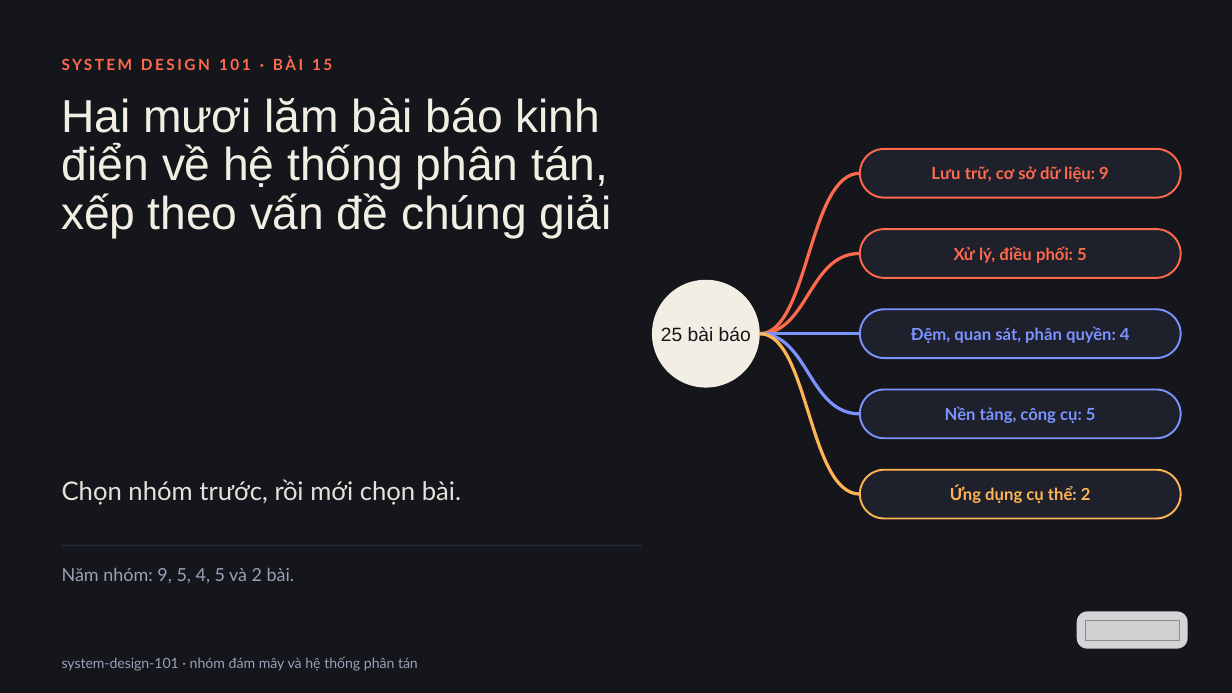
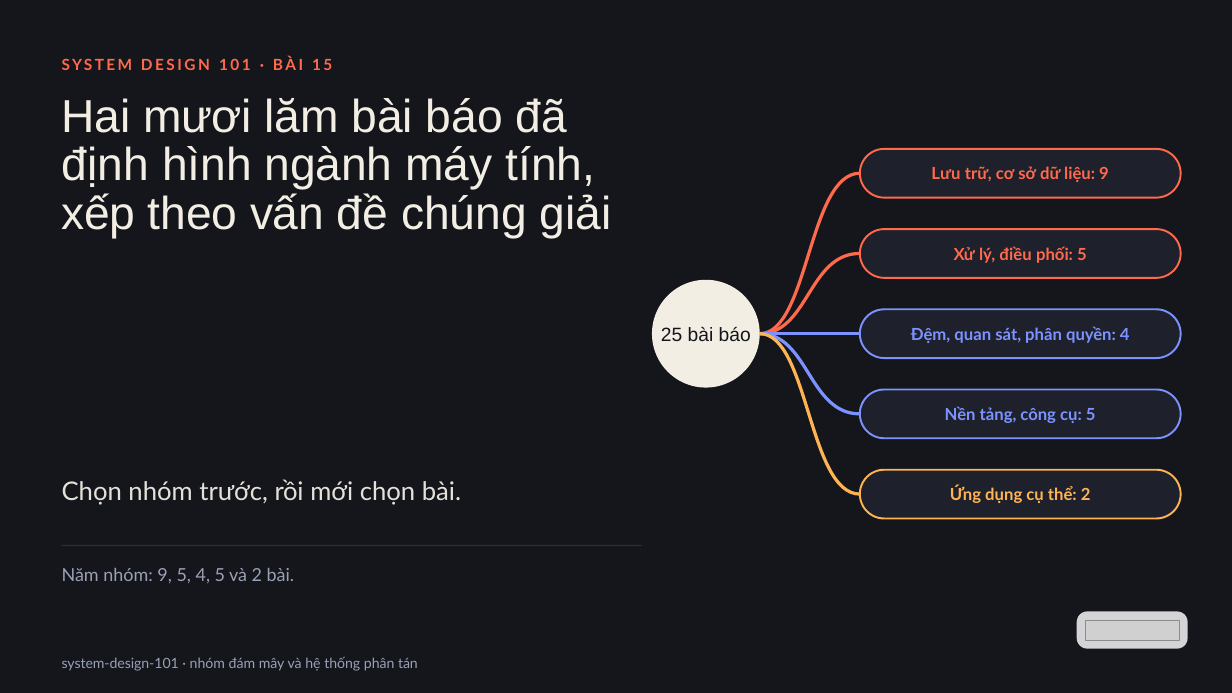
Before and after one commit to vohoailinh90/tool-marketing-studio, a slide deck: slide 1 of system-design-101/vi/lessons/sd-11-015/slides/sd-11-015.pptx. Drawn at 1232x693 pixels with LibreOffice and Linux fonts; fonts in the diff are those of the drawing; grey boxes stand for pictures. Boxes give left, top, right and bottom in pixels: in the first picture for what was removed or moved away, otherwise in the second. Text is boxed around its words. In the diff, an @@ line names an element or a change of style, - is before the commit and + after.

```diff
--- a/system-design-101/vi/lessons/sd-11-015/slides/sd-11-015.pptx
+++ b/system-design-101/vi/lessons/sd-11-015/slides/sd-11-015.pptx
@@ text at [62,98,612,238]: text changed @@
-Hai mươi lăm bài báo kinh điển về hệ thống phân tán, xếp theo vấn đề chúng giải
+Hai mươi lăm bài báo đã định hình ngành máy tính, xếp theo vấn đề chúng giải
```
Also in this commit, not shown: 6 other files.
